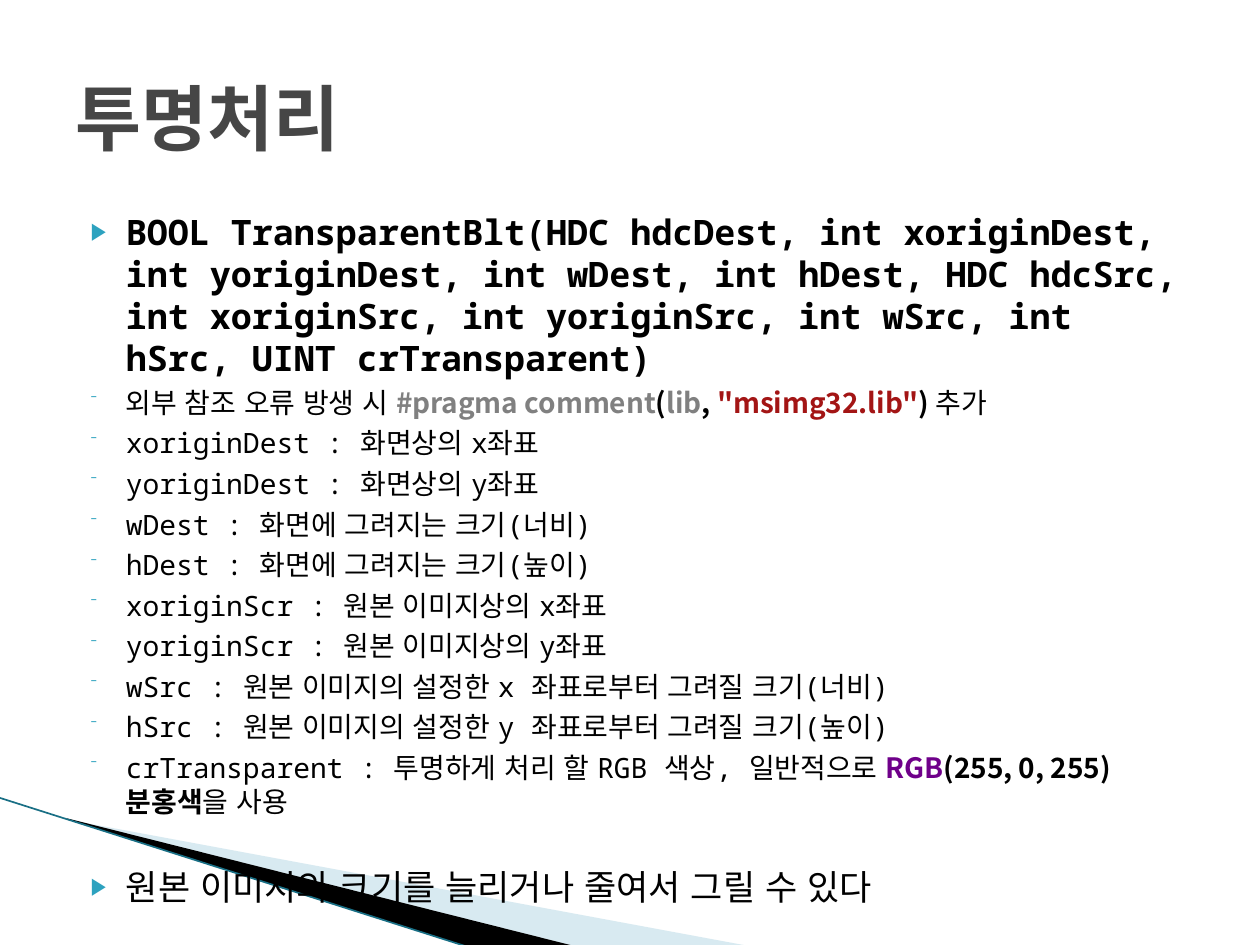
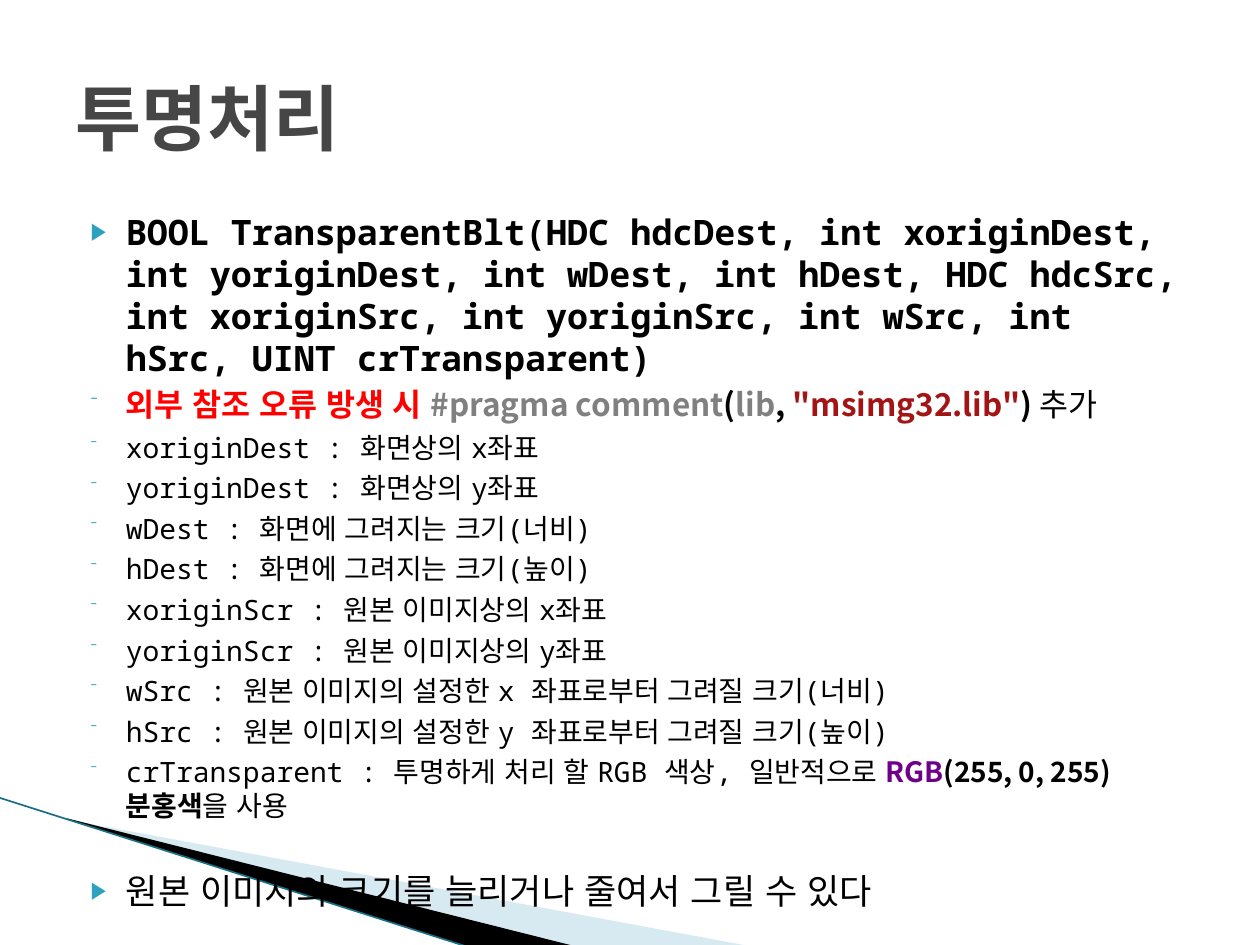
Before and after one commit to wooks4098/test_ChoWookRae, a slide deck: slide 35 of _자료/4_WinAPI/WinAPI.pptx. Drawn at 1260x945 pixels with LibreOffice and Linux fonts; fonts in the diff are those of the drawing; background and template pictures are left out. Boxes give left, top, right and bottom in pixels: in the first picture for what was removed or moved away, otherwise in the second. Text is boxed around its words. In the diff, an @@ line names an element or a change of style, - is before the commit and + after.

```diff
--- a/_자료/4_WinAPI/WinAPI.pptx
+++ b/_자료/4_WinAPI/WinAPI.pptx
@@ text at <box>126,389,1097,424</box>: size 16 to 18 pt in "외부 참조 오류 방생 시 #pragma comment(lib, ..."; text colour #000000 to #FF0000, bold on in "외부 참조 오류 방생 시" @@
```
Also in this commit, not shown: 33 other files.
